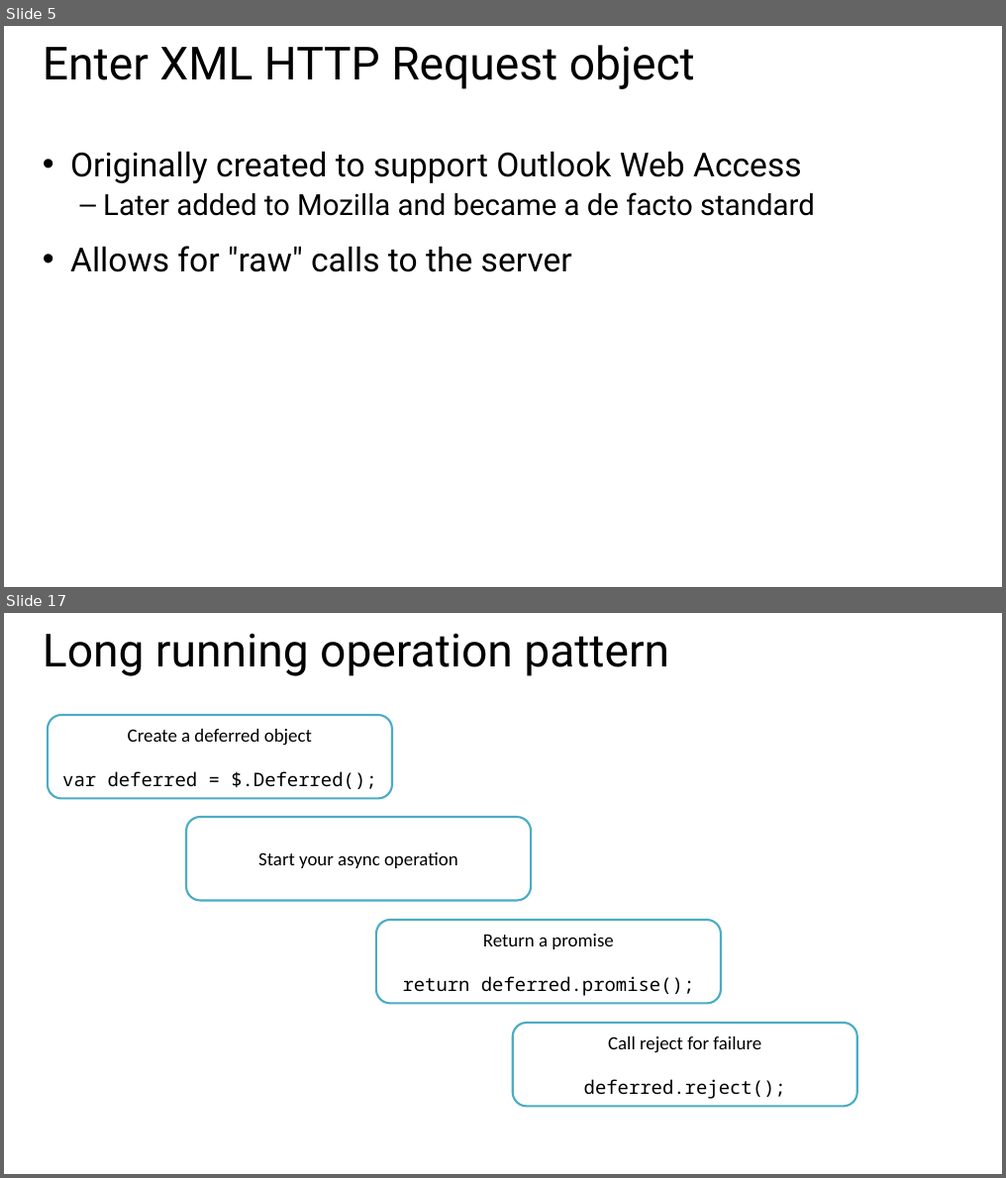
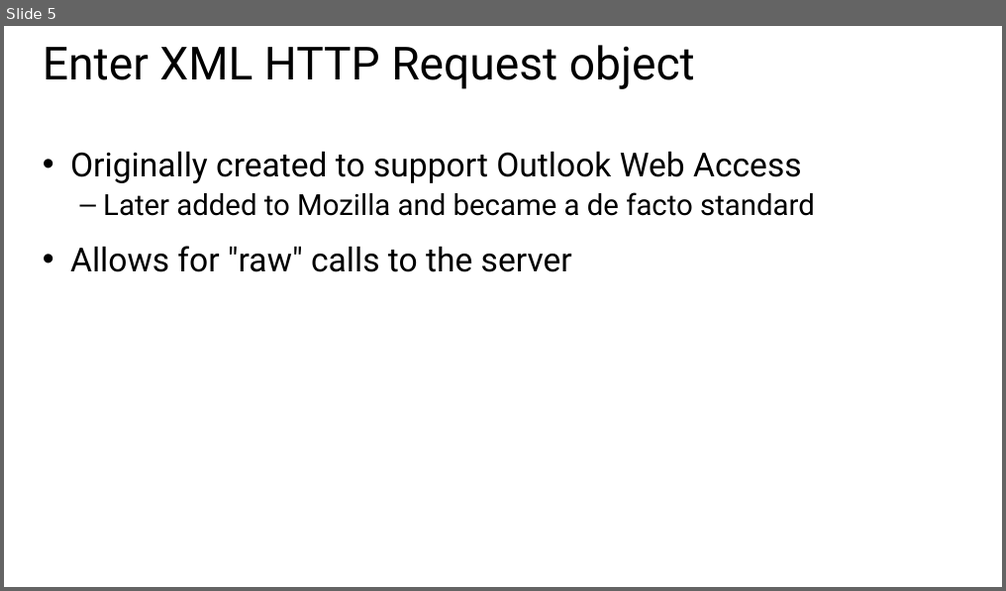
Before and after one commit to Amart85/JavaScript-Experienced-Developers, a slide deck: Slides/Module 4 - Server communication.pptx. Shown one above the other, each under a label of ours: slides 5 and 17 before the commit, slide 5 after it; the slides between them are not shown. The pictures are 1006x1178 and 1006x591 pixels, drawn with LibreOffice and Linux fonts; fonts in the diff are those of the drawing. Boxes give left, top, right and bottom in pixels: in the first picture for what was removed or moved away, otherwise in the second. Text is boxed around its words. In the diff, an @@ line names an element or a change of style, - is before the commit and + after.

```diff
--- a/Slides/Module 4 - Server communication.pptx
+++ b/Slides/Module 4 - Server communication.pptx
@@ slide 17 removed at (x1=4, y1=613, x2=1002, y2=1174), background #FFFFFF @@
@@ title removed at (x1=43, y1=633, x2=669, y2=676) @@
-Long running operation pattern
@@ rounded rectangle removed at (x1=48, y1=715, x2=392, y2=799) @@
-Create a deferred object
-var deferred = $.Deferred();
@@ rounded rectangle removed at (x1=186, y1=817, x2=531, y2=901) @@
-Start your async operation
@@ rounded rectangle removed at (x1=376, y1=920, x2=721, y2=1004) @@
-Return a promise
-return deferred.promise();
@@ rounded rectangle removed at (x1=513, y1=1023, x2=857, y2=1107) @@
-Call reject for failure
-deferred.reject();
```
Also in this commit, not shown: 3 slides changed, 11 slides added, 8 other slides removed, 1 other file.
